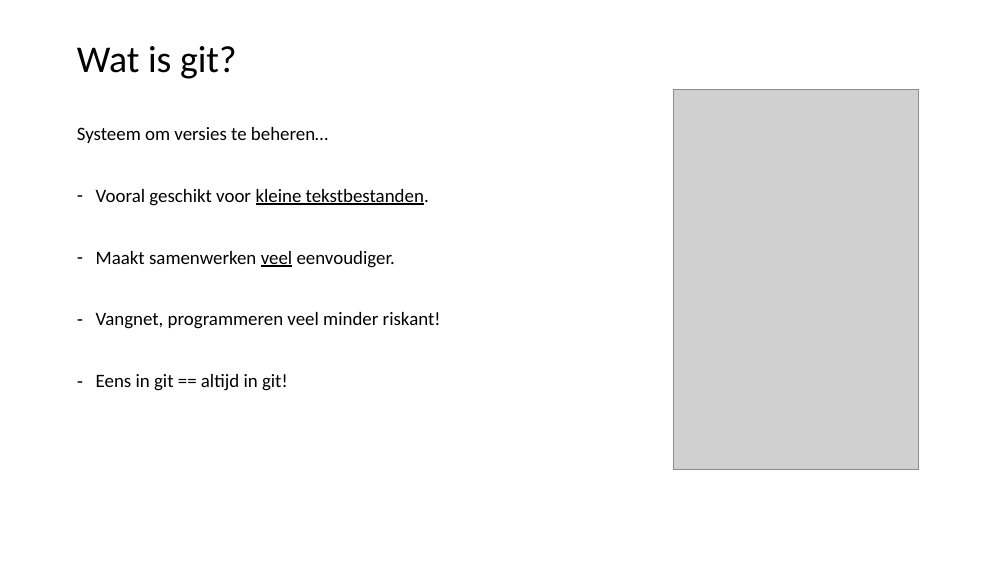
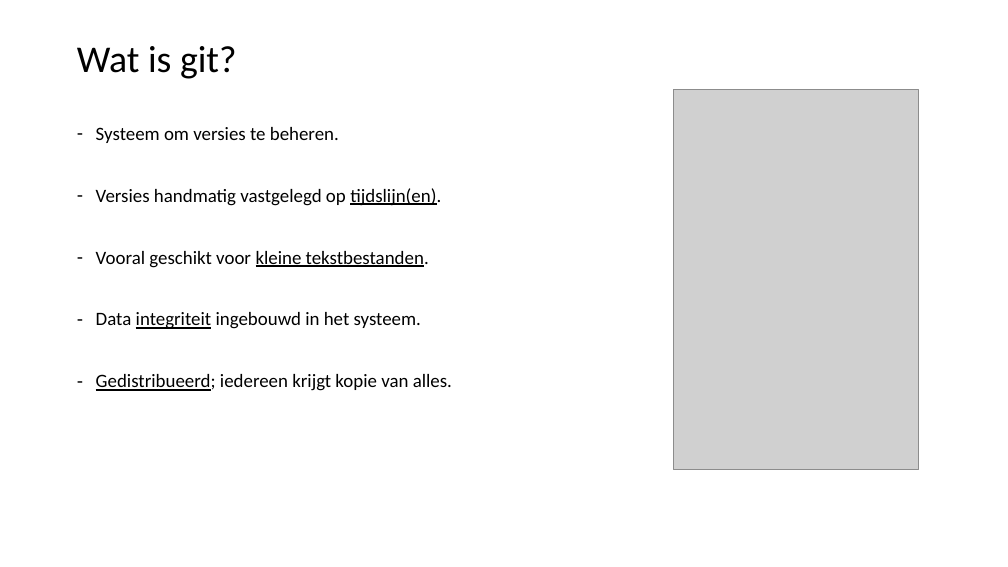
Before and after one commit to LFKoning/knowledge-sharing, a slide deck: slide 4 of git_course/1_basics/git_basic.pptx. Drawn at 1008x567 pixels with LibreOffice and Linux fonts; fonts in the diff are those of the drawing; grey boxes stand for pictures. Boxes give left, top, right and bottom in pixels: in the first picture for what was removed or moved away, otherwise in the second. Text is boxed around its words. In the diff, an @@ line names an element or a change of style, - is before the commit and + after.

```diff
--- a/git_course/1_basics/git_basic.pptx
+++ b/git_course/1_basics/git_basic.pptx
@@ text at (96, 127, 441, 206): text changed @@
-Systeem om versies te beheren…
+– Systeem om versies te beheren.
+– Versies handmatig vastgelegd op tijdslijn(en).
@@ text at (96, 312, 452, 391): text changed @@
-– Maakt samenwerken veel eenvoudiger.
-– Vangnet, programmeren veel minder riskant!
-– Eens in git == altijd in git!
+– Data integriteit ingebouwd in het systeem.
+– Gedistribueerd; iedereen krijgt kopie van alles.
```
Also in this commit, not shown: 40 other slides changed, 10 slides added, 2 other files.
